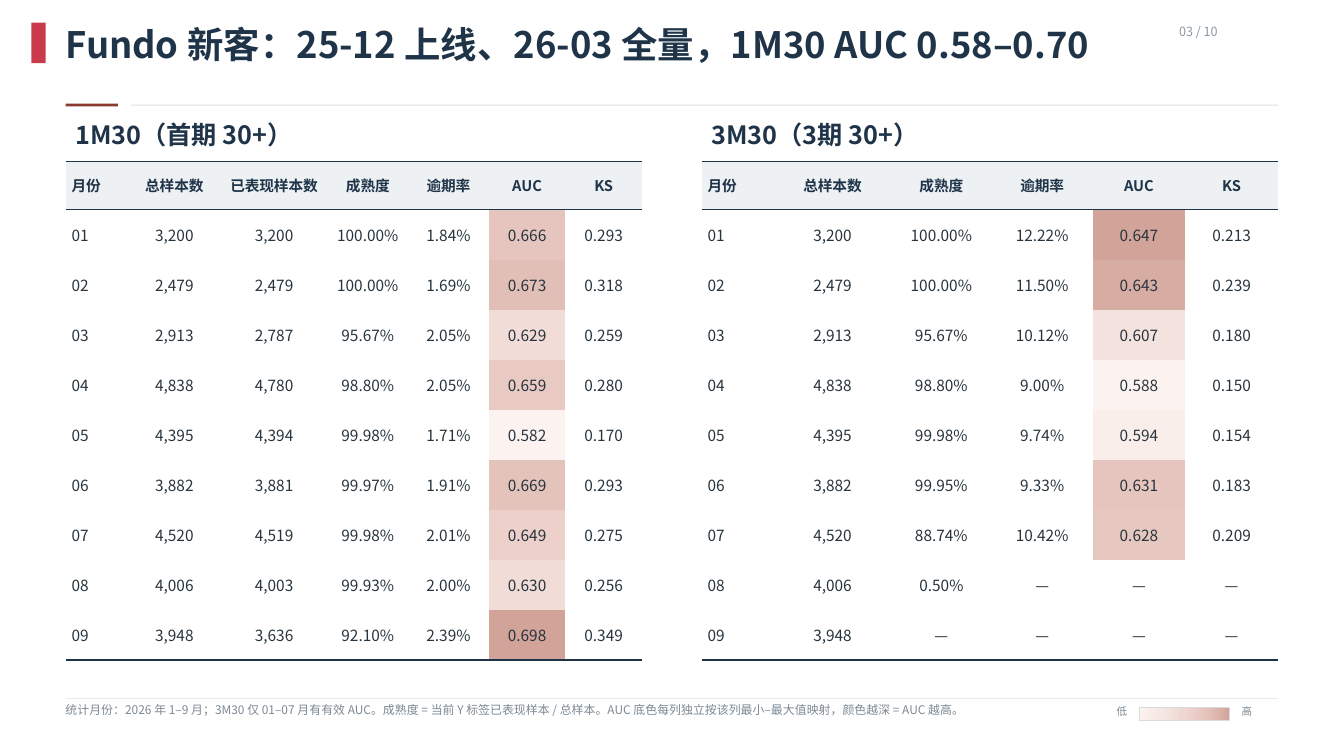
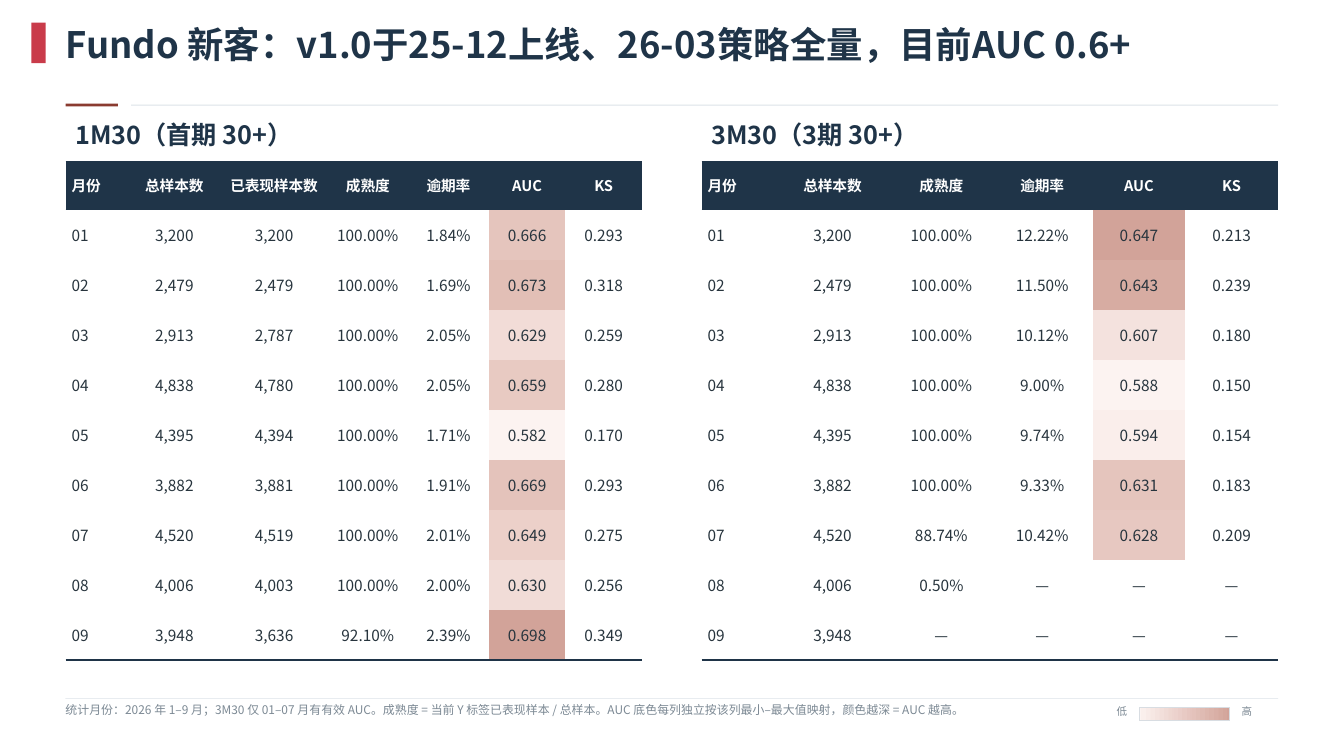
Before and after one commit to EliamZhang/Nov-MBR, a slide deck: slide 1 of model part_优化版_v2.pptx. Drawn at 1344x756 pixels with LibreOffice and Linux fonts; fonts in the diff are those of the drawing; background and template pictures are left out. Boxes give left, top, right and bottom in pixels: in the first picture for what was removed or moved away, otherwise in the second. Text is boxed around its words. In the diff, an @@ line names an element or a change of style, - is before the commit and + after.

Commit message:
Revise deck copy and tables: tweak Fundo titles, round maturity to 100%, restructure OOT and profile tables

```diff
--- a/model part_优化版_v2.pptx
+++ b/model part_优化版_v2.pptx
@@ text at bbox=[66, 26, 1131, 63]: text changed @@
-Fundo 新客：25-12 上线、26-03 全量，1M30 AUC 0.58–0.70
+Fundo 新客：v1.0于25-12上线、26-03策略全量，目前AUC 0.6+
@@ text removed at bbox=[1179, 26, 1218, 36] @@
-03 / 10
@@ table at bbox=[66, 161, 642, 660] @@
-row 4, column 4: 95.67%
+row 4, column 4: 100.00%
-row 5, column 4: 98.80%
+row 5, column 4: 100.00%
-row 6, column 4: 99.98%
+row 6, column 4: 100.00%
-row 7, column 4: 99.97%
+row 7, column 4: 100.00%
-row 8, column 4: 99.98%
+row 8, column 4: 100.00%
-row 9, column 4: 99.93%
+row 9, column 4: 100.00%
@@ fill #EDF1F4 to #1F3448 in row 1 @@
@@ text colour #1F3448 to #FFFFFF in "月份", "总样本数", "已表现样本数", "成熟度" and 3 more places @@
@@ table at bbox=[702, 161, 1278, 660] @@
-row 4, column 3: 95.67%
+row 4, column 3: 100.00%
-row 5, column 3: 98.80%
+row 5, column 3: 100.00%
-row 6, column 3: 99.98%
+row 6, column 3: 100.00%
-row 7, column 3: 99.95%
+row 7, column 3: 100.00%
@@ fill #EDF1F4 to #1F3448 in row 1 @@
@@ text colour #1F3448 to #FFFFFF in "月份", "总样本数", "成熟度", "逾期率" and 2 more places @@
```
Also in this commit, not shown: 5 other slides changed.
